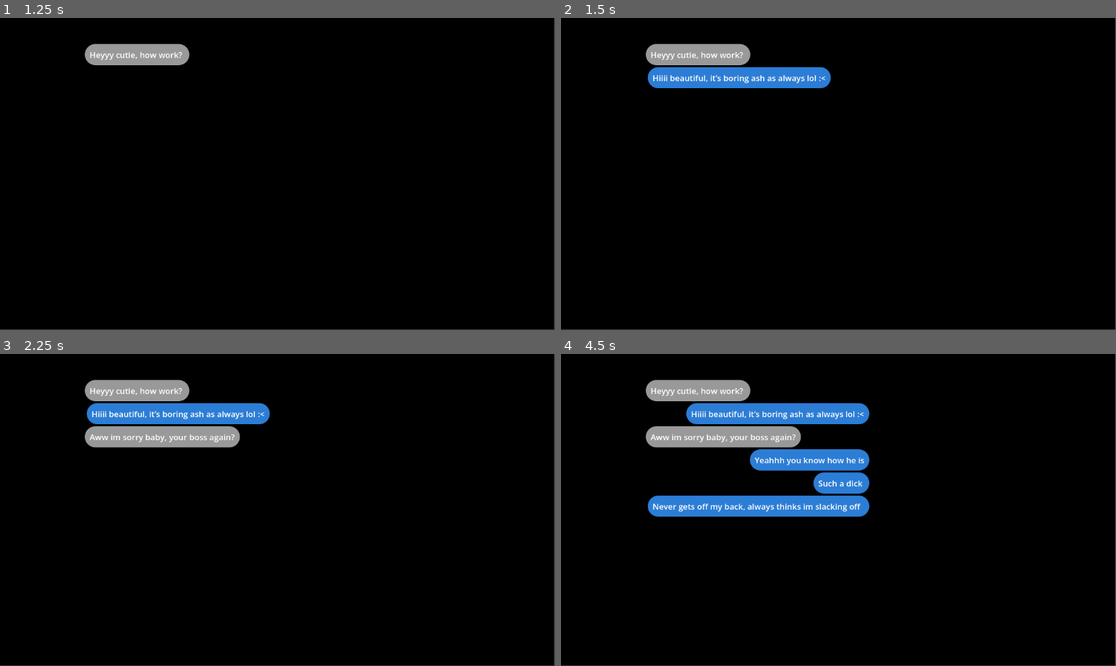
Above: before the commit, frames 1-4 (two rows, left to right).
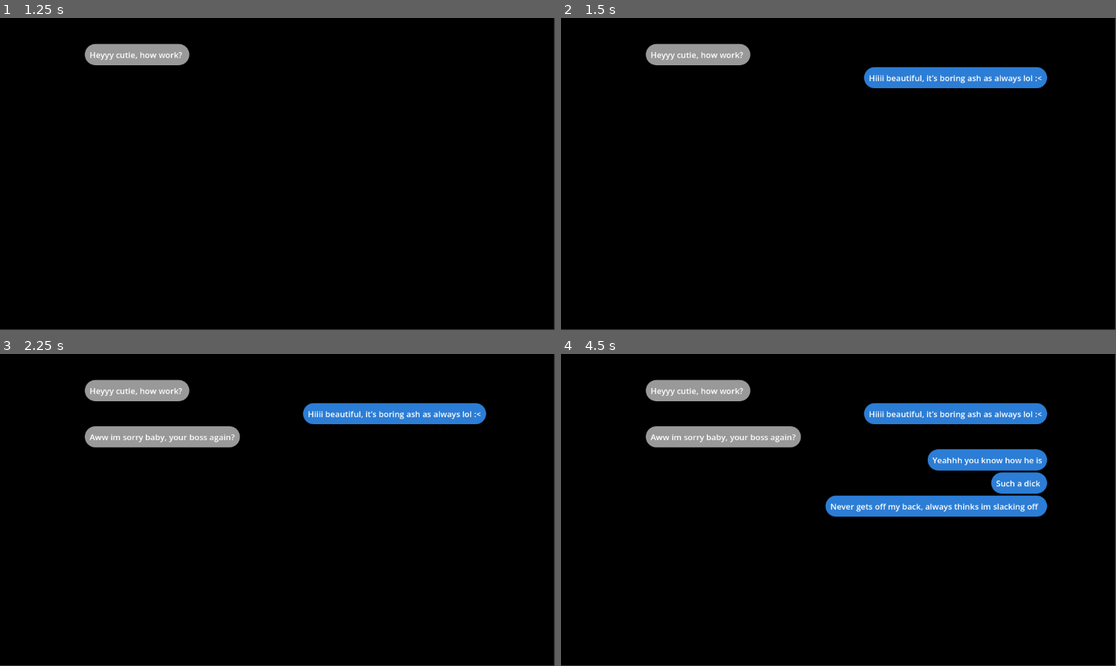
Above: after the commit, the same moments.

Repository: yashGhela/textmeback
Game: Godot game, scene res://levels/mainmenu.tscn
Same seed, same stepped clock (60 frames per second), same inputs: the game is played once before the commit and once after it. The project has no main scene, so this scene is started directly.
Inputs (mouse positions are in pixels of both pictures, inside the frame that each line leads up to):
- Up to frame 1 (1.25 s): click (277, 217) at 0.5 s
- Up to frame 2 (1.5 s): tap Enter at 1.25 s; hold D (right) from 1.28 s (still down); hold E (interact) from 1.28 s (still down)
- Up to frame 3 (2.25 s): tap Space at 2 s; release D (right) at 2.03 s; release E (interact) at 2.03 s; hold S (back) from 2.03 s (still down); tap E (interact) at 2.1 s
- Up to frame 4 (4.5 s): tap Enter at 2.75, 4.25 s; release S (back) at 2.78 s; hold D (right) 2.78-3.53 s; hold E (interact) 2.78-3.53 s; tap Space at 3.5 s; hold W (forward) 3.53-4.28 s; tap E (interact) at 3.6 s; hold A (left) from 4.28 s (still down); hold E (interact) from 4.28 s (still down)

Frame 1 is identical in both runs. In frame 2, 4.5% of the frame differs, in the area x 15-88%, y 15-23%; in frame 3, 4.5%; in frame 4, 13%, in the area x 15-88%, y 15-53%.

Commit message:
ok, the scrolling thing kinda works, need to reduce margin tho

Diff:
--- a/game-elements/textspopup.tscn
+++ b/game-elements/textspopup.tscn
@@ -30,6 +30,10 @@
 
 [node name="ScrollContainer" type="ScrollContainer" parent="textmsgportal/MarginContainer" unique_id=1706124248]
 layout_mode = 2
+follow_focus = true
+vertical_scroll_mode = 3
 
 [node name="message_container" type="VBoxContainer" parent="textmsgportal/MarginContainer/ScrollContainer" unique_id=1156581508]
 layout_mode = 2
+size_flags_horizontal = 3
+size_flags_vertical = 3
--- a/scripts/textspopup.gd
+++ b/scripts/textspopup.gd
@@ -6,6 +6,7 @@
 var selected_text: Array = []
 @onready var textspopup: CanvasLayer = $"."
 @onready var textmsgportal: ColorRect = $textmsgportal
+@onready var scroll_container: ScrollContainer = $textmsgportal/MarginContainer/ScrollContainer
 var in_progress: bool = false
 const textscene = preload("res://game-elements/textcontainer.tscn")
 @onready var message_container: VBoxContainer = $textmsgportal/MarginContainer/ScrollContainer/message_container
@@ -56,6 +57,8 @@
 	if current_text.has("transition") and current_text.transition:
 		pending_transition = current_text.transition
 	 # message_container is your VBoxContainer
+
+	scroll_container.get_v_scroll_bar().value = scroll_container.get_v_scroll_bar().max_value
 func next_line():
 	if selected_text.size() > 0:
 		show_text()
